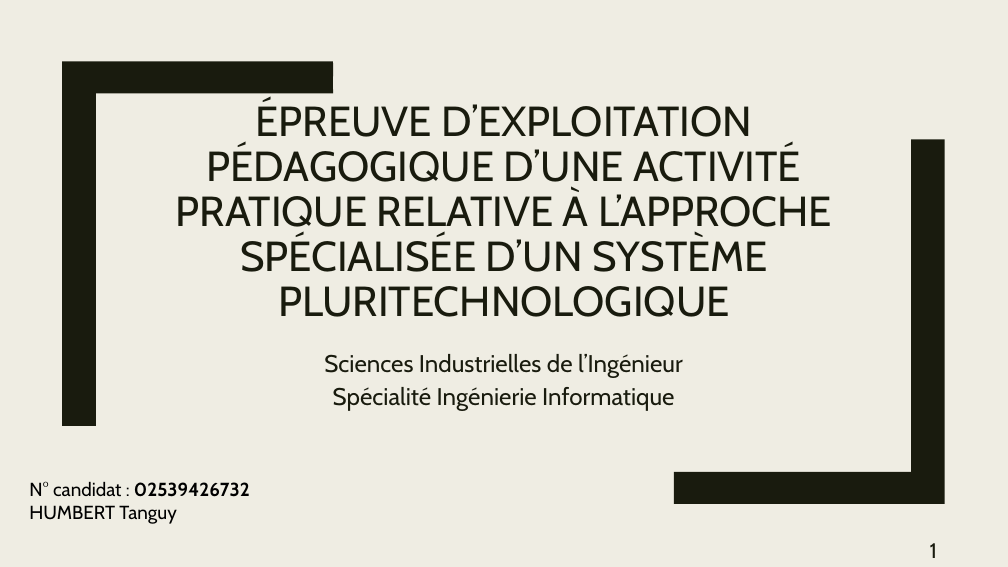
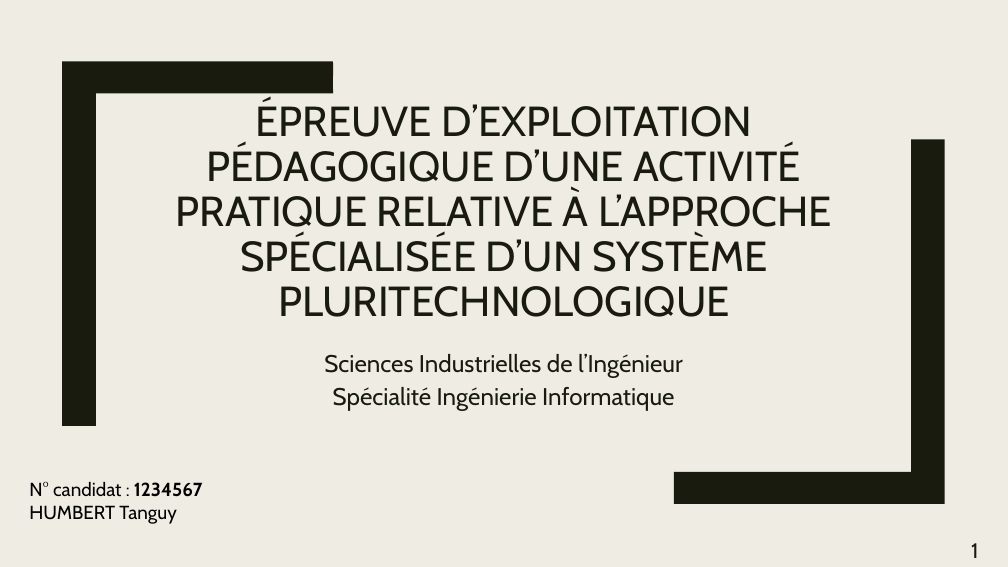
Before and after one commit to CyberJulien/Agreg_Meca, a slide deck: slide 1 of fichiers/presentation/PresSpe.pptx. Drawn at 1008x567 pixels with LibreOffice and Linux fonts; fonts in the diff are those of the drawing. Boxes give left, top, right and bottom in pixels: in the first picture for what was removed or moved away, otherwise in the second. Text is boxed around its words. In the diff, an @@ line names an element or a change of style, - is before the commit and + after.

```diff
--- a/fichiers/presentation/PresSpe.pptx
+++ b/fichiers/presentation/PresSpe.pptx
@@ text at <box>29,481,203,497</box>: text changed @@
-N° candidat : 02539426732
+N° candidat : 1234567
@@ page number: place and size @@
-page number at <box>930,543,937,558</box>
+page number at <box>971,543,978,558</box>
```
Also in this commit, not shown: 1 other slide changed, 11 slides added, 3 other files.
